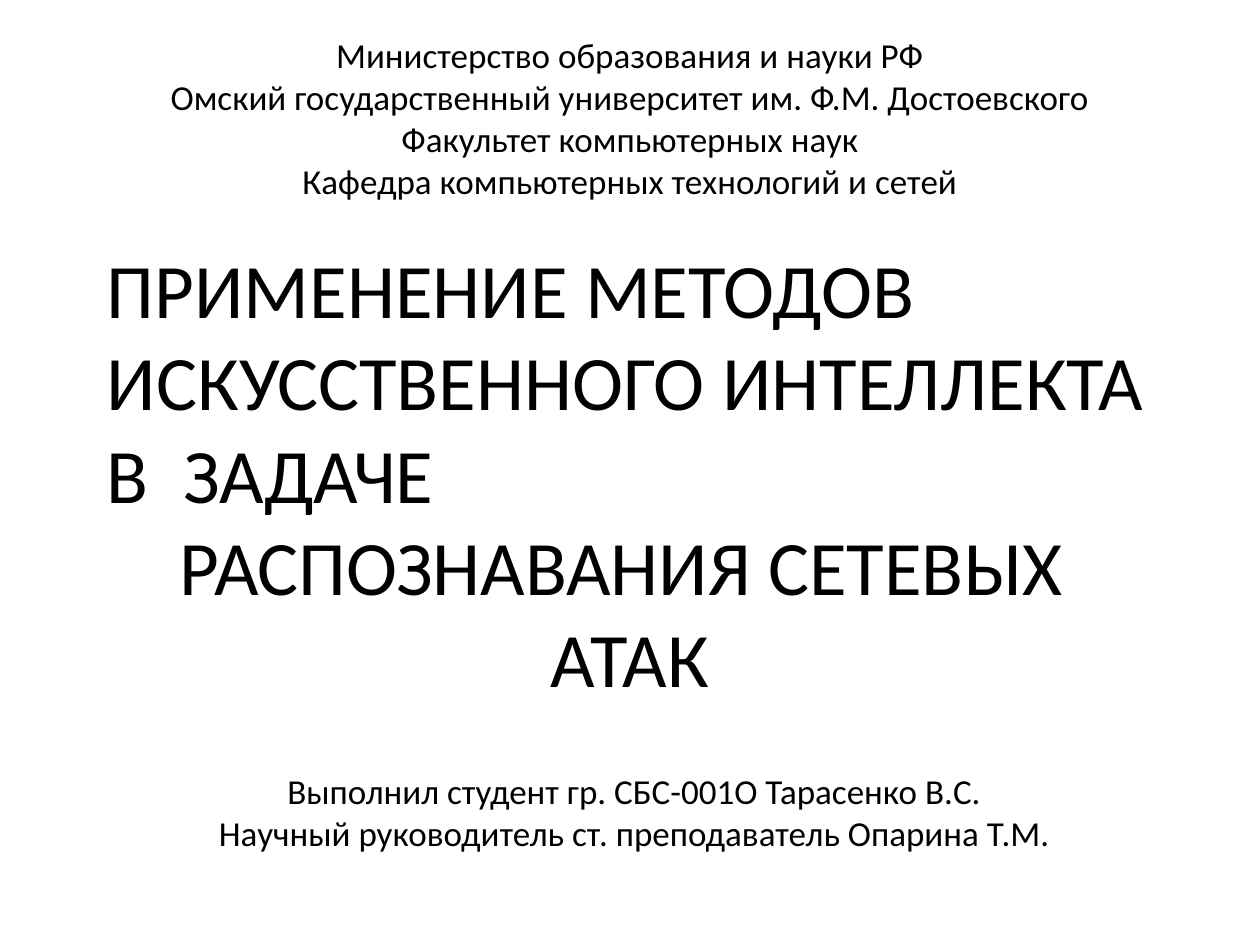
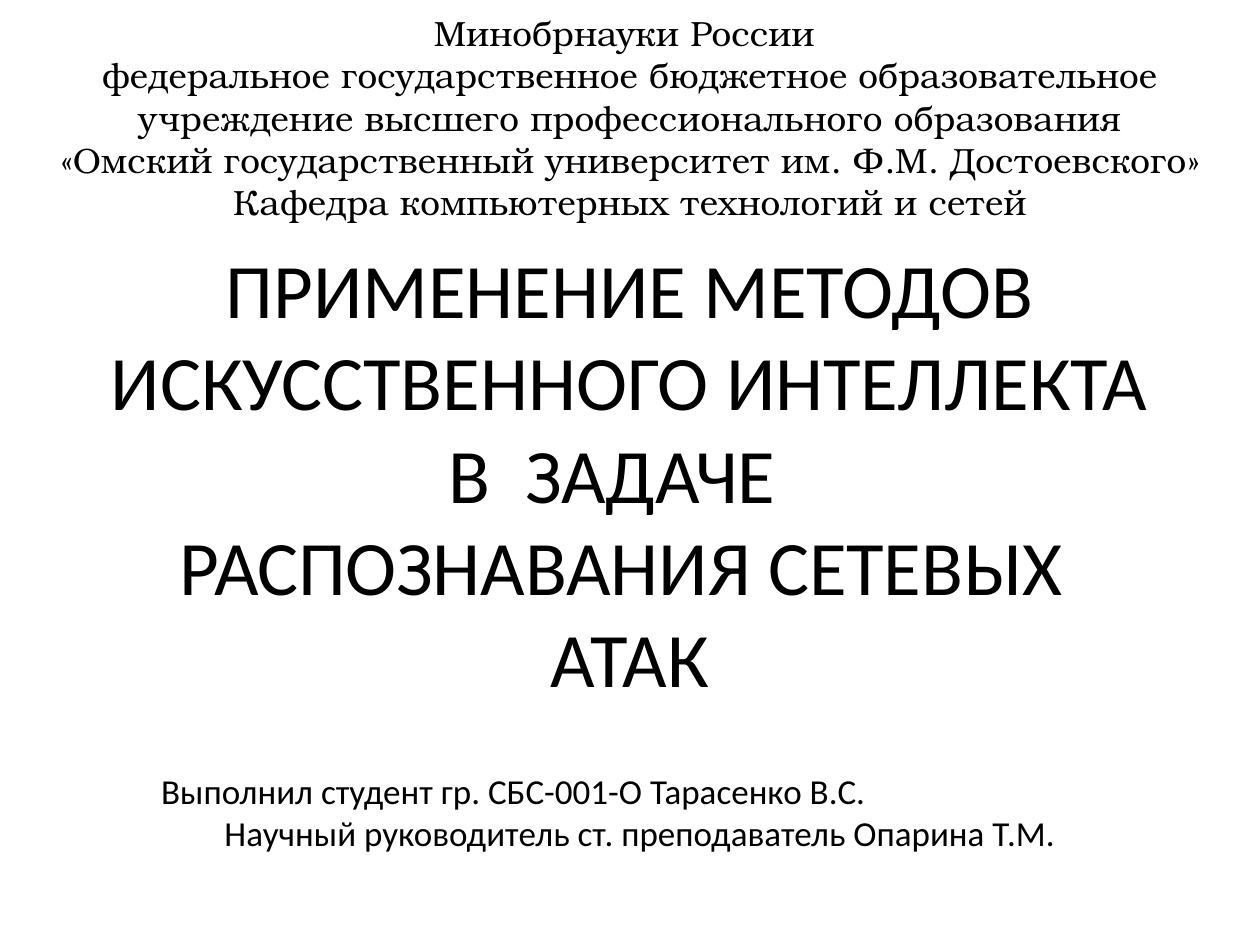
Before and after one commit to ViktorTarasenko/networkSecurityAnalyzer, a slide deck: slide 1 of презентация.pptx. Drawn at 1260x945 pixels with LibreOffice and Linux fonts; fonts in the diff are those of the drawing. Boxes give left, top, right and bottom in pixels: in the first picture for what was removed or moved away, otherwise in the second. Text is boxed around its words. In the diff, an @@ line names an element or a change of style, - is before the commit and + after.

```diff
--- a/презентация.pptx
+++ b/презентация.pptx
@@ text at (x1=73, y1=20, x2=1187, y2=182): text changed; font Calibri to TeX Gyre Bonum @@
-Министерство образования и науки РФ
-Омский государственный университет им. Ф.М. Достоевского
-Факультет компьютерных наук
+Минобрнауки России
+федеральное государственное бюджетное образовательное
+учреждение высшего профессионального образования
+«Омский государственный университет им. Ф.М. Достоевского»
@@ text at (x1=233, y1=189, x2=1027, y2=223): font Calibri to TeX Gyre Bonum in "Кафедра компьютерных технологий и сетей" @@
@@ text at (x1=111, y1=268, x2=1147, y2=515): alignment left to centre @@
@@ text "Выполнил студент гр. СБС-001-О Тарасенко ..." moved from (x1=219, y1=781, x2=1049, y2=852) to (x1=161, y1=781, x2=1054, y2=852) @@
@@ text at (x1=161, y1=781, x2=865, y2=810): text changed @@
-Выполнил студент гр. СБС-001О Тарасенко В.С.
+Выполнил студент гр. СБС-001-О Тарасенко В.С.
```
Also in this commit, not shown: 9 other slides changed, 8 slides added, 8 slides removed, 1 other file.
